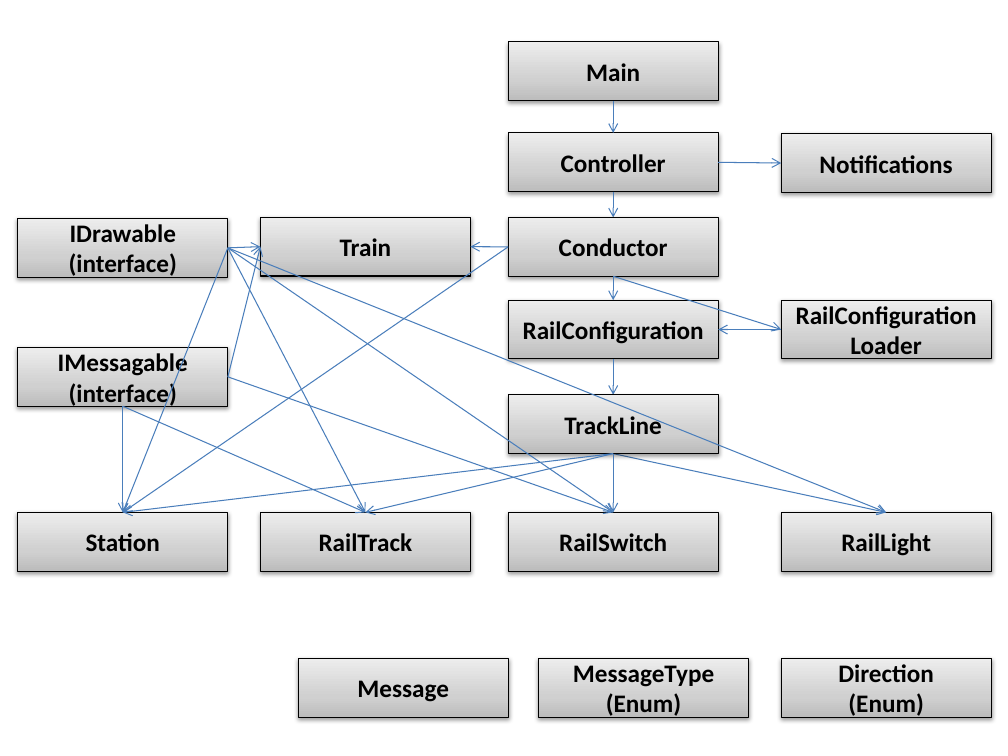
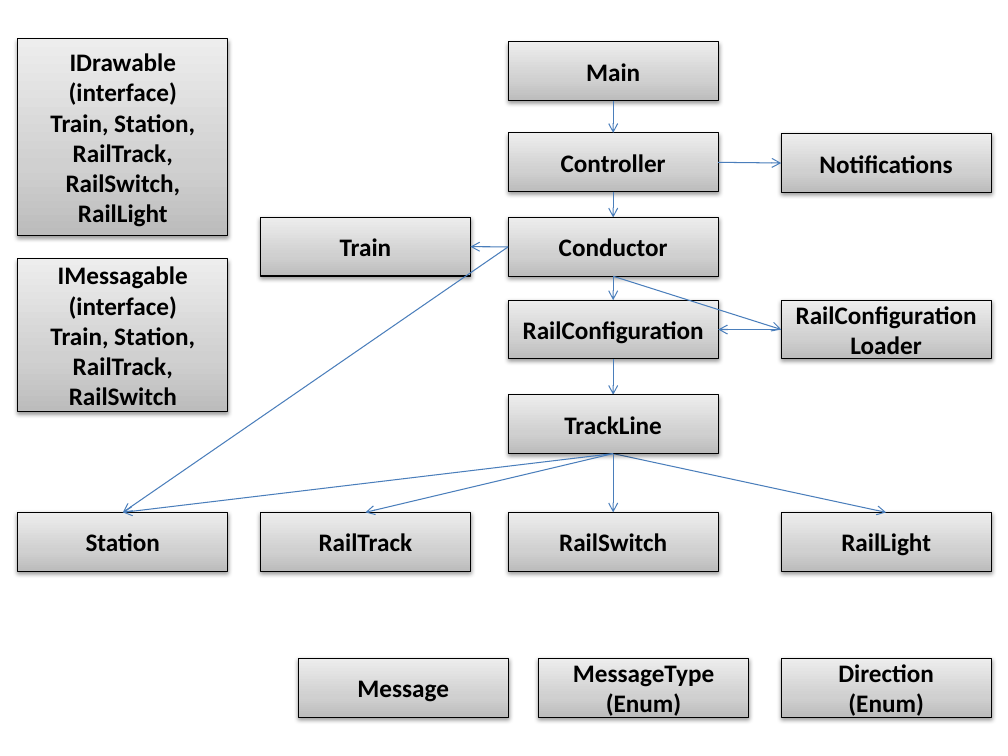
Before and after one commit to Chudbrochil/Personal-Repo, a slide deck: slide 1 of UNM/CS351/SmartRailLab/doc/SmartRail Design Diagram.pptx. Drawn at 1008x756 pixels with LibreOffice and Linux fonts; fonts in the diff are those of the drawing. Boxes give left, top, right and bottom in pixels: in the first picture for what was removed or moved away, otherwise in the second. Text is boxed around its words. In the diff, an @@ line names an element or a change of style, - is before the commit and + after.

```diff
--- a/UNM/CS351/SmartRailLab/doc/SmartRail Design Diagram.pptx
+++ b/UNM/CS351/SmartRailLab/doc/SmartRail Design Diagram.pptx
@@ rectangle "IDrawable": place and size @@
-rectangle "IDrawable" at (18, 219, 228, 277)
+rectangle "IDrawable" at (18, 39, 228, 236)
@@ text in rectangle at (50, 114, 195, 227): paragraphs added @@
+Train, Station, RailTrack, RailSwitch,
+RailLight
@@ rectangle "IMessagable": place and size @@
-rectangle "IMessagable" at (18, 348, 228, 406)
+rectangle "IMessagable" at (18, 259, 228, 412)
@@ arrow removed from (228, 248) to (123, 512) @@
@@ arrow removed from (228, 248) to (260, 247) @@
@@ arrow removed from (228, 248) to (365, 512) @@
@@ arrow removed from (228, 248) to (613, 512) @@
@@ arrow removed from (228, 248) to (886, 512) @@
@@ arrow removed from (228, 377) to (260, 247) @@
@@ text in rectangle at (50, 327, 195, 412): paragraph added @@
+Train, Station, RailTrack, RailSwitch
@@ arrow removed from (228, 377) to (613, 512) @@
@@ arrow removed from (123, 406) to (365, 512) @@
@@ arrow removed from (123, 406) to (123, 512) @@
```
Also in this commit, not shown: 2 other files.
